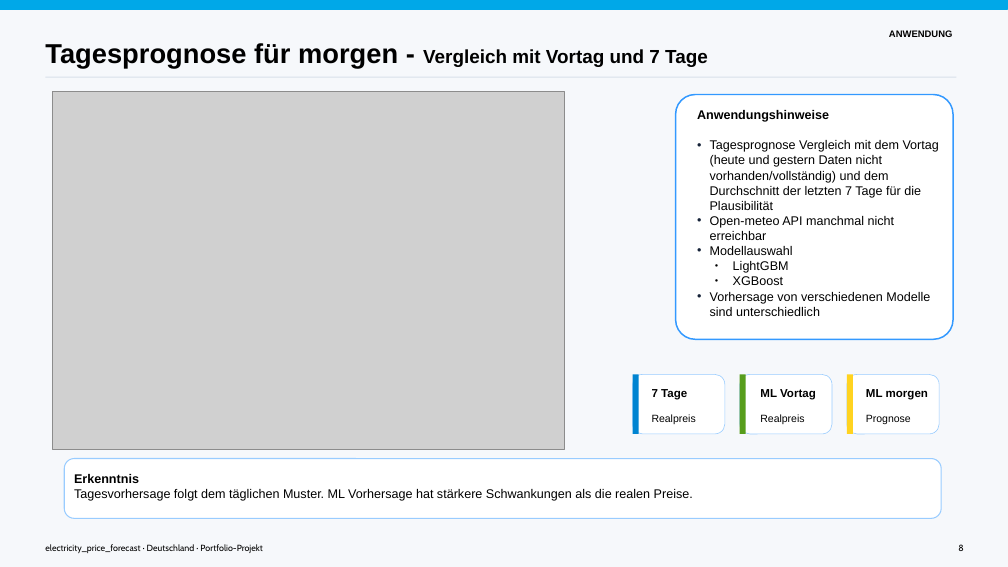
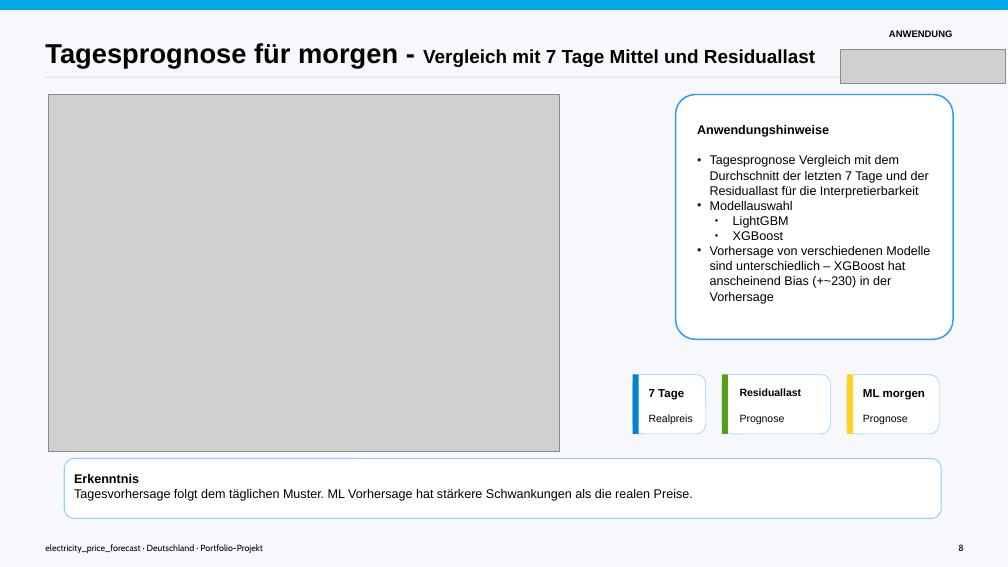
Before and after one commit to SW-oasen/electricity_price_forecast, a slide deck: slide 10 of presentation/orig/Strompreis_Vorhersagen.odp. Drawn at 1008x567 pixels with LibreOffice and Linux fonts; fonts in the diff are those of the drawing; grey boxes stand for pictures. Boxes give left, top, right and bottom in pixels: in the first picture for what was removed or moved away, otherwise in the second. Text is boxed around its words. In the diff, an @@ line names an element or a change of style, - is before the commit and + after.

```diff
--- a/presentation/orig/Strompreis_Vorhersagen.odp
+++ b/presentation/orig/Strompreis_Vorhersagen.odp
@@ text at (45, 43, 815, 68): text changed @@
-Tagesprognose für morgen - Vergleich mit Vortag und 7 Tage
+Tagesprognose für morgen - Vergleich mit 7 Tage Mittel und Residuallast
@@ picture added at (841, 50, 1006, 83) @@
@@ picture: place and size @@
-picture at (52, 92, 564, 449)
+picture at (48, 95, 560, 451)
@@ text at (710, 155, 929, 198): text changed @@
-• Tagesprognose Vergleich mit dem Vortag (heute und gestern Daten nicht vorhanden/vollständig) und dem Durchschnitt der letzten 7 Tage für die Plausibilität
-• Open-meteo API manchmal nicht erreichbar
+• Tagesprognose Vergleich mit dem Durchschnitt der letzten 7 Tage und der Residuallast für die Interpretierbarkeit
@@ text at (710, 246, 930, 304): text changed @@
-• Vorhersage von verschiedenen Modelle sind unterschiedlich
+• Vorhersage von verschiedenen Modelle sind unterschiedlich – XGBoost hat anscheinend Bias (+~230) in der Vorhersage
@@ rounded rectangle: place and size @@
-rounded rectangle at (633, 374, 725, 434)
+rounded rectangle at (633, 374, 706, 434)
@@ rectangle: place and size @@
-rectangle at (740, 374, 746, 434)
+rectangle at (722, 374, 728, 434)
@@ rounded rectangle: place and size @@
-rounded rectangle at (740, 374, 833, 434)
+rounded rectangle at (722, 374, 831, 434)
@@ text added at (740, 388, 802, 424), 10 pt, text #000000, bold @@
+Residuallast
+Prognose
@@ text removed at (760, 389, 816, 424) @@
-ML Vortag
-Realpreis
```
Also in this commit, not shown: 10 other slides changed, 1 slide added, 2 slides removed, 11 other files.
